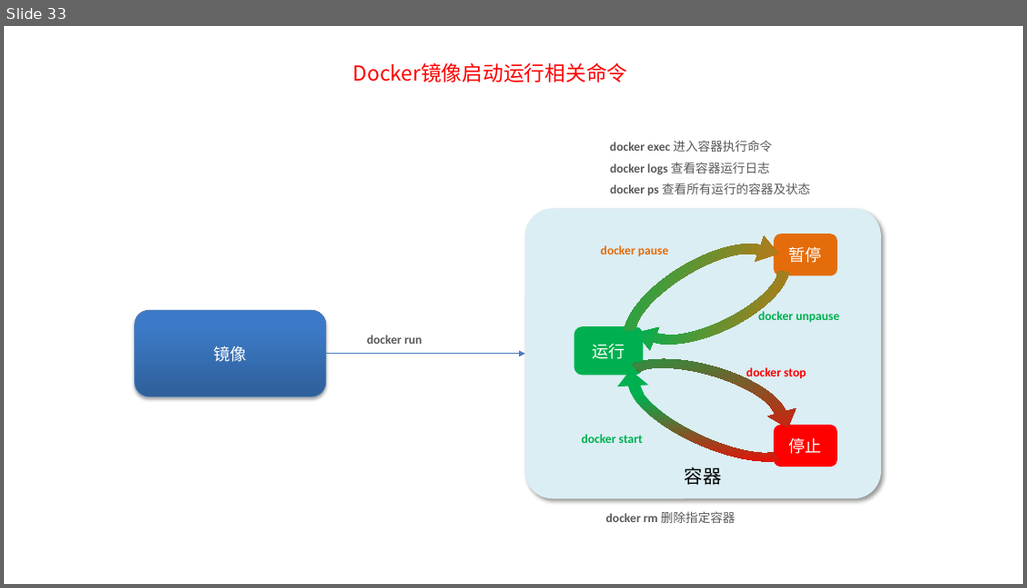
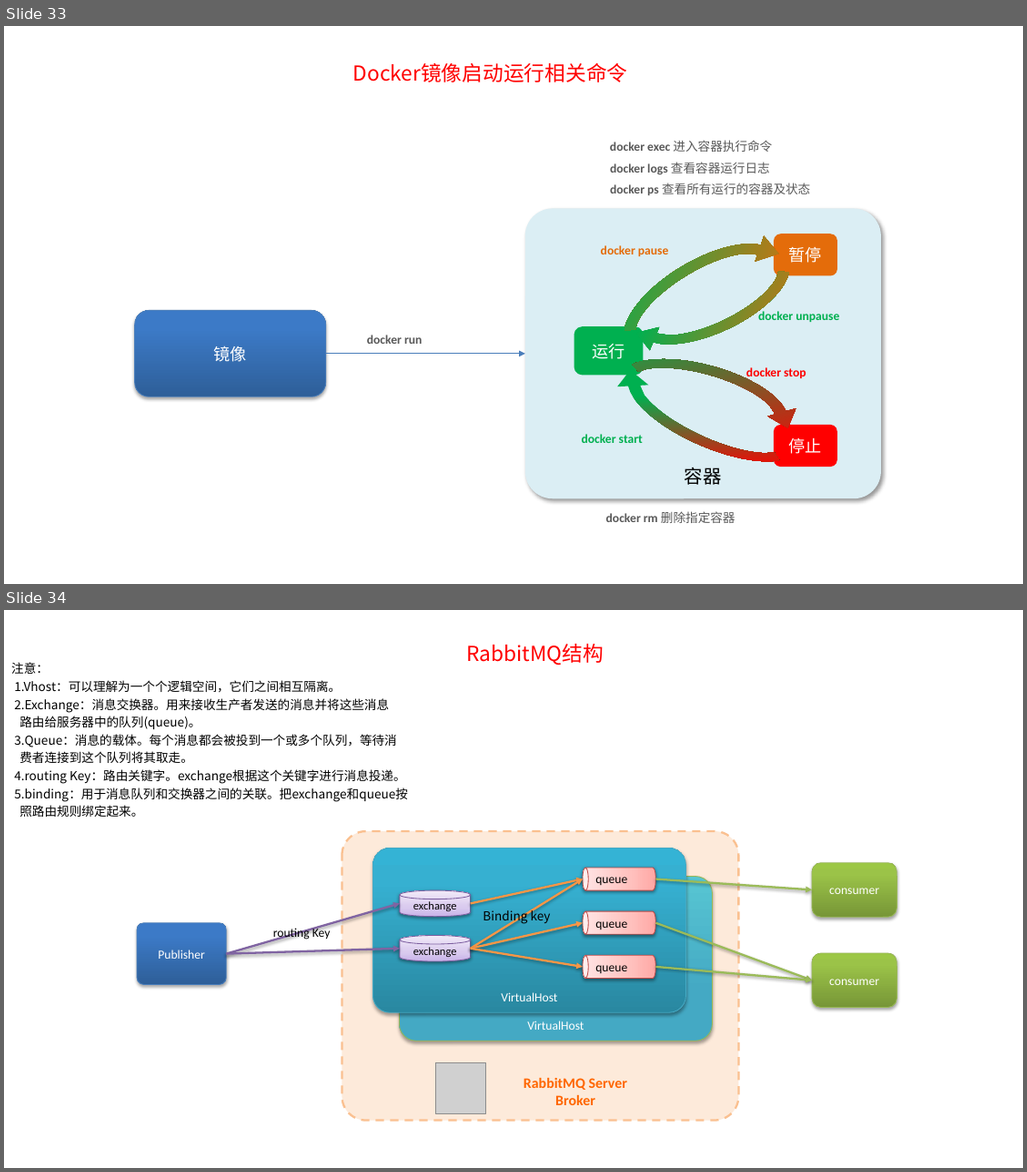
Before and after one commit to Qlj-1966910355/Learning-Materials, a slide deck: learn-file/新建 Microsoft Office PowerPoint 演示文稿.pptx. Shown one above the other, each under a label of ours: slide 33 before the commit, slides 33 and 34 after it. The pictures are 1027x588 and 1027x1172 pixels, drawn with LibreOffice and Linux fonts; fonts in the diff are those of the drawing; grey boxes stand for pictures. Boxes give left, top, right and bottom in pixels: in the first picture for what was removed or moved away, otherwise in the second. Text is boxed around its words. In the diff, an @@ line names an element or a change of style, - is before the commit and + after.

```diff
--- a/learn-file/新建 Microsoft Office PowerPoint 演示文稿.pptx
+++ b/learn-file/新建 Microsoft Office PowerPoint 演示文稿.pptx
@@ slide 34 added at (x1=4, y1=610, x2=1023, y2=1168), background #FFFFFF @@
@@ text added at (x1=11, y1=662, x2=408, y2=817), 12 pt, text #000000 @@
+注意：
+1.Vhost：可以理解为一个个逻辑空间，它们之间相互隔离。
+2.Exchange：消息交换器。用来接收生产者发送的消息并将这些消息
+路由给服务器中的队列(queue)。
+3.Queue：消息的载体。每个消息都会被投到一个或多个队列，等待消
+费者连接到这个队列将其取走。
+4.routing Key：路由关键字。exchange根据这个关键字进行消息投递。
+5.binding：用于消息队列和交换器之间的关联。把exchange和queue按
+照路由规则绑定起来。
@@ text added at (x1=466, y1=644, x2=604, y2=666), 20 pt, text #FF0000 @@
+RabbitMQ结构
@@ rounded rectangle added at (x1=342, y1=831, x2=738, y2=1120), fill #FDEADA, outline #FAC090 2 pt dashed @@
@@ rounded rectangle added at (x1=373, y1=848, x2=686, y2=1012), fill gradient #2A88A2 to #37B1D2 to #34B4D6, outline #46AAC5 0.75 pt, 12 pt, text #FFFFFF @@
+VirtualHost
@@ rounded rectangle added at (x1=399, y1=877, x2=712, y2=1040), fill gradient #57C5D2 to #44A9C4, outline #98B955 0.75 pt, 12 pt, text #FFFFFF @@
+VirtualHost
@@ arrow added from (471, 903) to (583, 879), #F79646 2 pt @@
@@ arrow added from (471, 949) to (583, 879), #F79646 2 pt @@
@@ cylinder added at (x1=583, y1=867, x2=656, y2=890), fill gradient #FFA6A5 to #FFC0BF to #FFE7E7, outline #BF4C48 0.75 pt, 12 pt, text #000000 @@
+queue
@@ arrow added from (656, 879) to (812, 889), #9BBB59 2 pt @@
@@ rounded rectangle added at (x1=812, y1=863, x2=897, y2=918), fill gradient #779737 to #9BC348 to #9DC746, outline #98B955 0.75 pt, 12 pt, text #FFFFFF @@
+consumer
@@ arrow added from (226, 954) to (400, 903), #8064A2 2 pt @@
@@ cylinder added at (x1=400, y1=890, x2=471, y2=917), fill gradient #C9B5E8 to #D8CBEE to #F0EAF9, outline #7D60A0 0.75 pt, 11 pt, text #000000 @@
+exchange
@@ text added at (x1=483, y1=908, x2=551, y2=924), 12 pt, text #000000 @@
+Binding key
@@ rounded rectangle added at (x1=137, y1=923, x2=226, y2=985), fill gradient #2F5F99 to #3D7CC7 to #3A7CCB, outline #4B7EBC 0.75 pt, 12 pt, text #FFFFFF @@
+Publisher
@@ text added at (x1=273, y1=927, x2=331, y2=941), 12 pt, text #000000 @@
+routing Key
@@ cylinder added at (x1=400, y1=935, x2=471, y2=961), fill gradient #C9B5E8 to #D8CBEE to #F0EAF9, outline #7D60A0 0.75 pt, 11 pt, text #000000 @@
+exchange
@@ arrow added from (471, 949) to (583, 923), #F79646 2 pt @@
@@ cylinder added at (x1=583, y1=911, x2=656, y2=934), fill gradient #FFA6A5 to #FFC0BF to #FFE7E7, outline #BF4C48 0.75 pt, 12 pt, text #000000 @@
+queue
@@ arrow added from (656, 923) to (812, 980), #9BBB59 2 pt @@
@@ arrow added from (226, 954) to (400, 949), #8064A2 2 pt @@
@@ arrow added from (471, 949) to (583, 967), #F79646 2 pt @@
@@ cylinder added at (x1=583, y1=955, x2=656, y2=978), fill gradient #FFA6A5 to #FFC0BF to #FFE7E7, outline #BF4C48 0.75 pt, 12 pt, text #000000 @@
+queue
@@ rounded rectangle added at (x1=812, y1=953, x2=897, y2=1008), fill gradient #779737 to #9BC348 to #9DC746, outline #98B955 0.75 pt, 12 pt, text #FFFFFF @@
+consumer
@@ arrow added from (656, 967) to (812, 980), #9BBB59 2 pt @@
@@ picture added at (x1=435, y1=1063, x2=486, y2=1113) @@
@@ text added at (x1=524, y1=1078, x2=627, y2=1105), 14 pt, text #FF6600, bold @@
+RabbitMQ Server
+Broker
```
Also in this commit, not shown: 1 other slide added, 5 other files.
